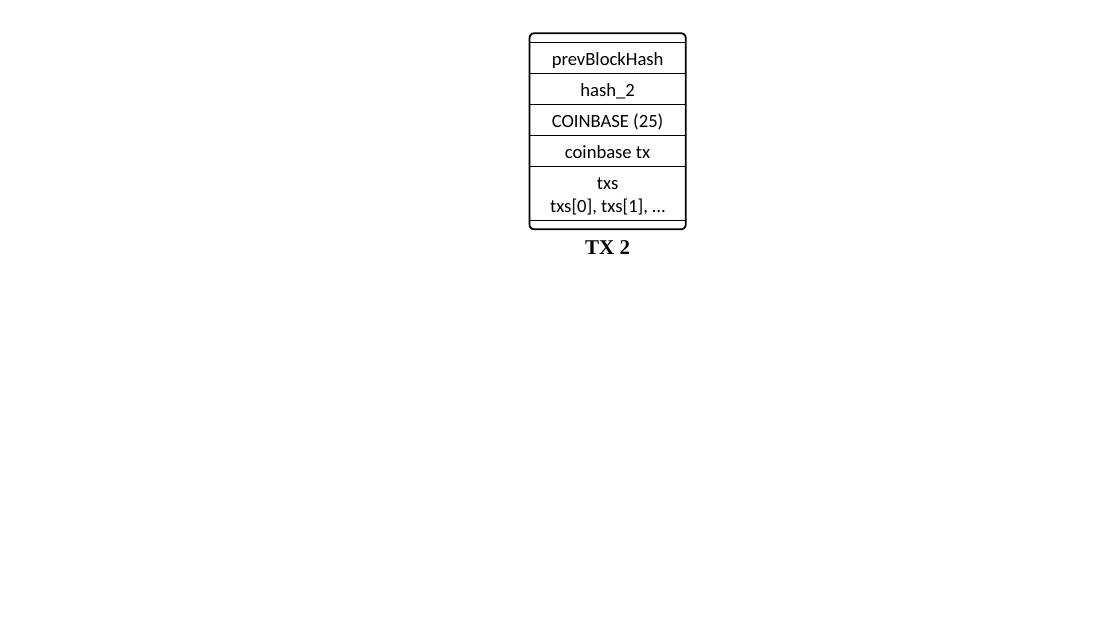
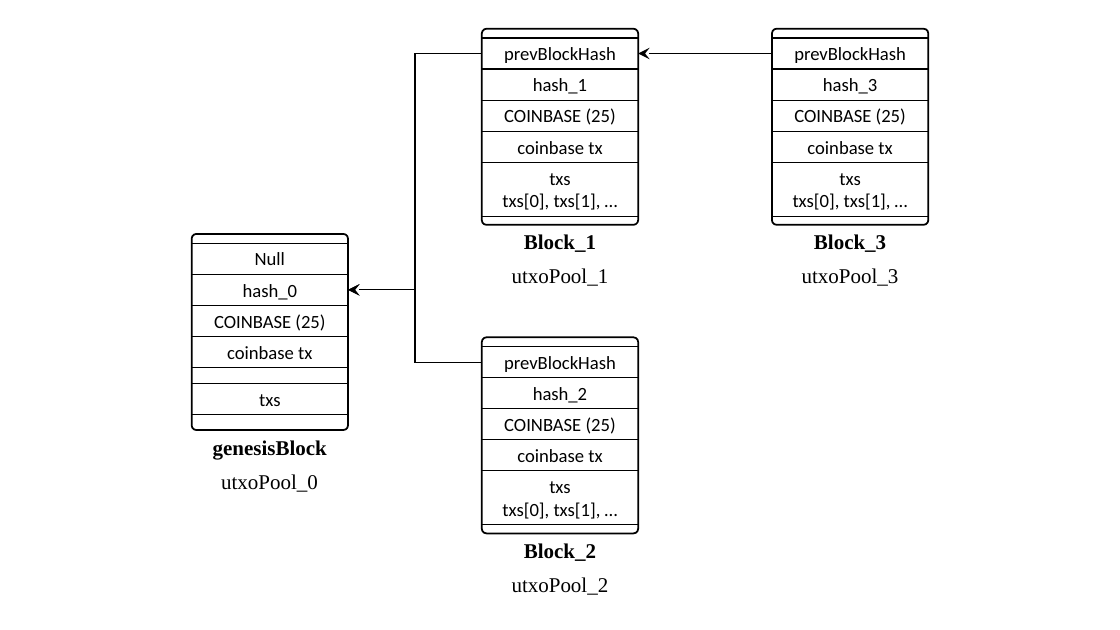
Before and after one commit to WilliamWilliamsI/BC-and-DC, a slide deck: slide 1 of Homeworks/Homework_2/H2_Project/docs/Images.pptx. Drawn at 1120x630 pixels with LibreOffice and Linux fonts; fonts in the diff are those of the drawing. Boxes give left, top, right and bottom in pixels: in the first picture for what was removed or moved away, otherwise in the second. Text is boxed around its words. In the diff, an @@ line names an element or a change of style, - is before the commit and + after.

Commit message:
add: add blockState class (#2)

```diff
--- a/Homeworks/Homework_2/H2_Project/docs/Images.pptx
+++ b/Homeworks/Homework_2/H2_Project/docs/Images.pptx
@@ group added at (192, 29, 928, 595): 15 rectangles, 7 texts, 3 rounded rectangles, 2 elbow arrows, 1 arrow @@
+hash_0
+Null
+COINBASE (25)
+coinbase tx
+txs
+genesisBlock
+utxoPool_0
+utxoPool_1
+Block_2
+hash_2
+prevBlockHash
+COINBASE (25)
+coinbase tx
+txs
+txs[0], txs[1], …
+utxoPool_2
+Block_3
+hash_3
+prevBlockHash
+COINBASE (25)
+coinbase tx
+txs
+txs[0], txs[1], …
+utxoPool_3
@@ 5 rectangles, 1 rounded rectangle: place and size @@
-5 rectangles, 1 rounded rectangle at (529, 34, 686, 229)
+5 rectangles, 1 rounded rectangle at (482, 29, 639, 224)
@@ text in rectangle at (533, 78, 587, 94): text changed @@
-hash_2
+hash_1
@@ text at (524, 234, 596, 252): text changed @@
-TX 2
+Block_1
```
Also in this commit, not shown: 2 slides added, 2 slides removed, 3 other files.
